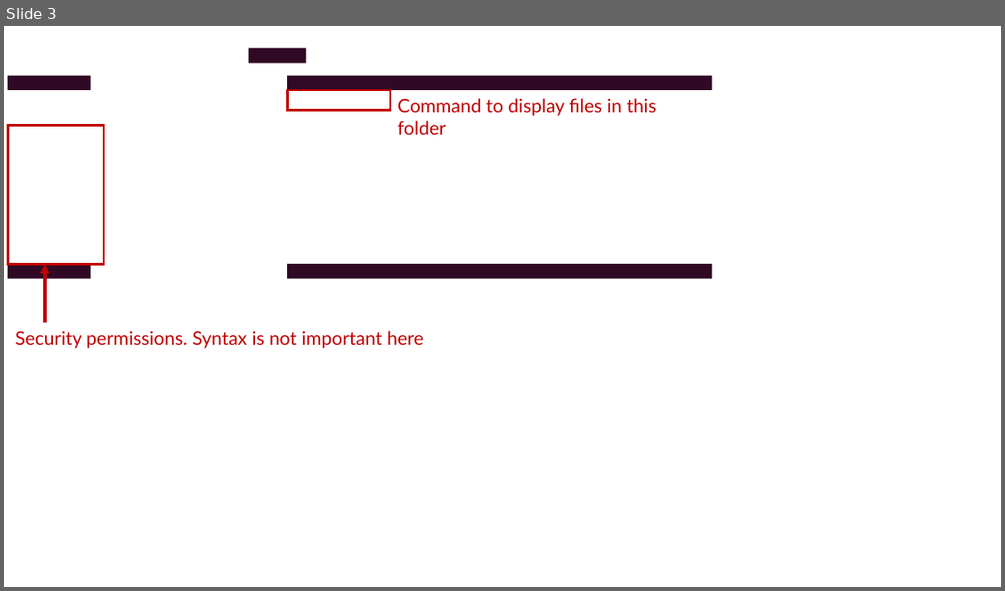
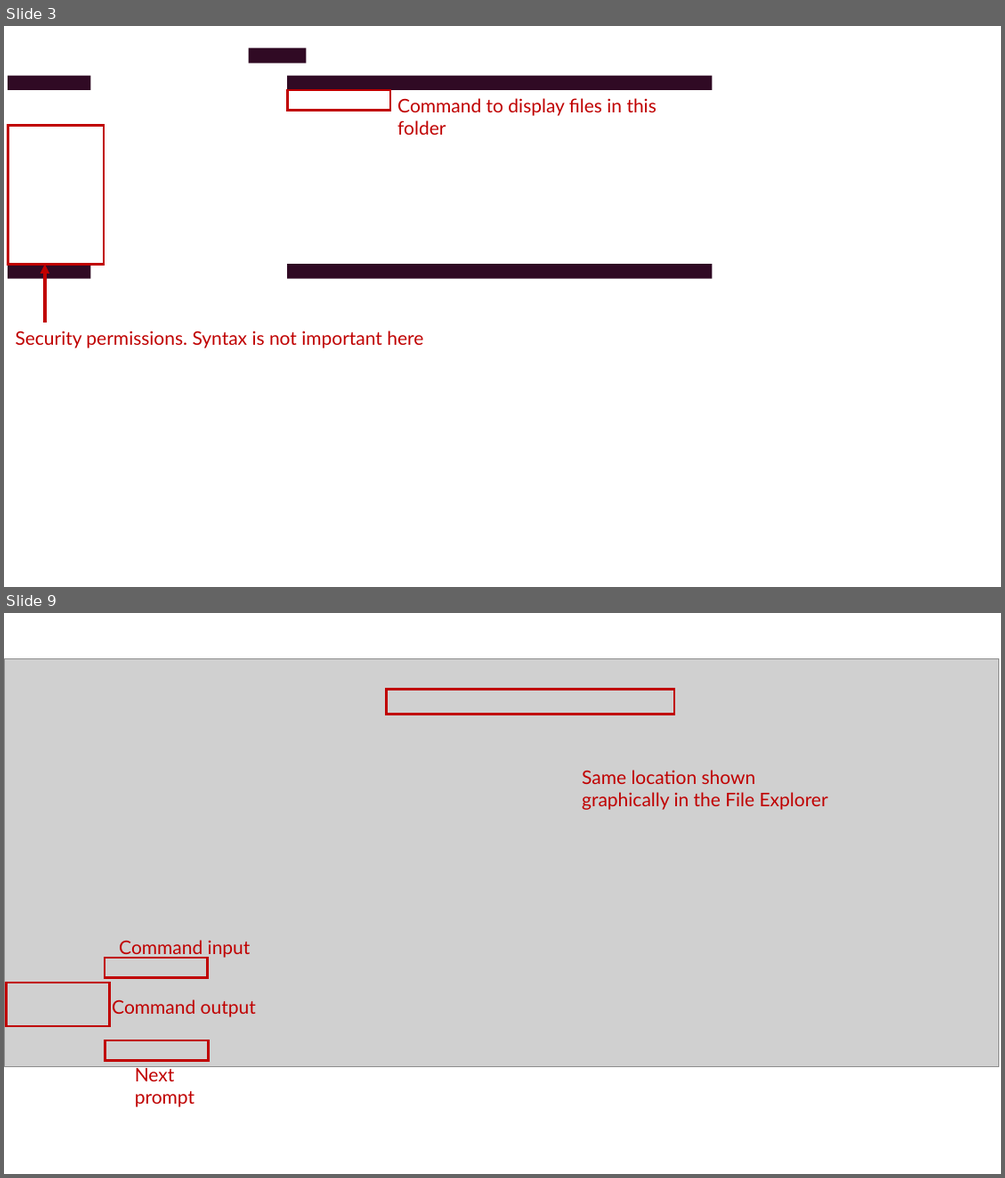
Before and after one commit to UOM-EEE-EEEN11202/notes-part2, a slide deck: docs/chapters/images.pptx. Shown one above the other, each under a label of ours: slide 3 before the commit, slides 3 and 9 after it; the slides between them are not shown. The pictures are 1005x591 and 1005x1178 pixels, drawn with LibreOffice and Linux fonts; fonts in the diff are those of the drawing; grey boxes stand for pictures; background and template pictures are left out. Boxes give left, top, right and bottom in pixels: in the first picture for what was removed or moved away, otherwise in the second. Text is boxed around its words. In the diff, an @@ line names an element or a change of style, - is before the commit and + after.

Commit message:
Added shell commands

```diff
--- a/docs/chapters/images.pptx
+++ b/docs/chapters/images.pptx
@@ slide 9 added at (x1=4, y1=613, x2=1001, y2=1174), background #FFFFFF @@
@@ picture added at (x1=4, y1=658, x2=999, y2=1066) @@
@@ rectangle added at (x1=386, y1=690, x2=674, y2=714), outline #C00000 2.25 pt @@
@@ text added at (x1=582, y1=770, x2=828, y2=810), 18 pt, text #C00000 @@
+Same location shown graphically in the File Explorer
@@ rectangle added at (x1=105, y1=957, x2=208, y2=978), outline #C00000 2.25 pt @@
@@ text added at (x1=119, y1=940, x2=251, y2=958), 18 pt, text #C00000 @@
+Command input
@@ rectangle added at (x1=7, y1=982, x2=109, y2=1026), outline #C00000 2.25 pt @@
@@ text added at (x1=112, y1=999, x2=256, y2=1017), 18 pt, text #C00000 @@
+Command output
@@ rectangle added at (x1=105, y1=1040, x2=208, y2=1060), outline #C00000 2.25 pt @@
@@ text added at (x1=135, y1=1065, x2=194, y2=1107), 18 pt, text #C00000 @@
+Next prompt
```
Also in this commit, not shown: 8 other slides added, 3 slides removed, 11 other files.
